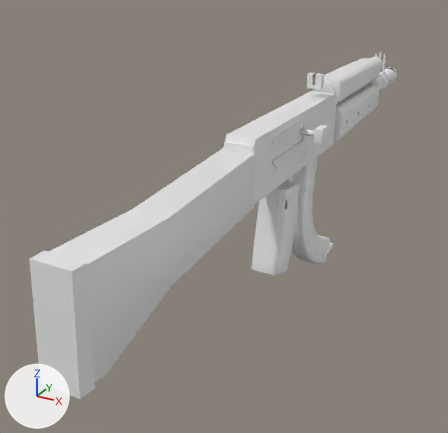
Two versions of the FBX model unity/PryingEyes/Assets/_PryingEyes/Models/Armi/ak_arcangelo.fbx, one commit apart.
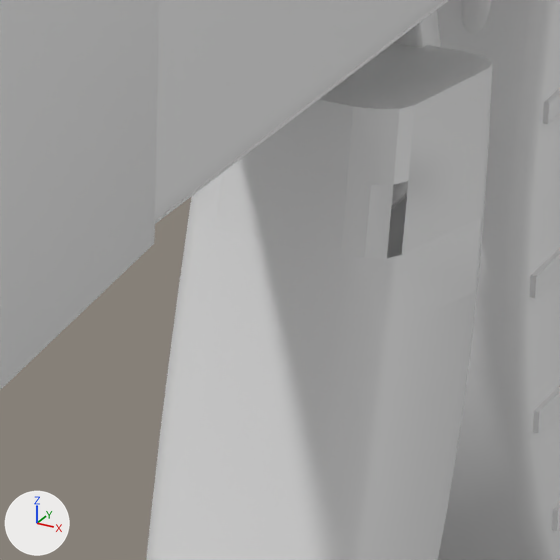
There are two pictures of each version: one whole from a 50 mm lens placed at (0.2728, -0.5224, 0.1881), pointed at (-0.0679, 0.097, -0.1216), one close up on the part from 52% to 69% of the width and 41% to 58% of the height. Arrows for +X, +Y and +Z are at lower left; the lights stay in place. The first two pictures are the older version. Where no turn or scale is listed for an object, it has been applied to the vertices.

Objects in the first close-up: 'caricatore', 'corpo', 'trigger'.
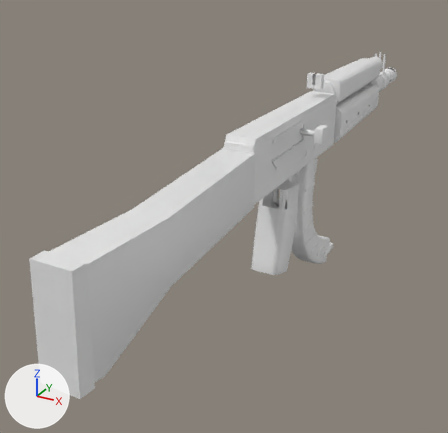
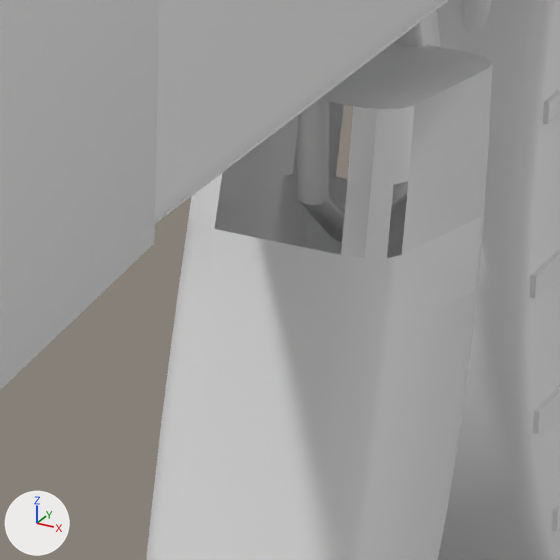
Where the change shows, as pixel boxes (x1, y1, x2, y2) in the close-ups (560 x 560 px; the box of a moved part takes in the faces that stretch with it):
```json
{"part": 1, "of": "me_corpo", "change": "moved or reshaped", "before": [319, 43, 492, 255], "after": [179, 52, 492, 294]}
```

Scene script edits in JSON lines:
```json
{"block": "me_corpo", "where": "# used by ob_corpo; location = (0.0, 0.1, -0.12)"}
{"op": "remove", "block": "me_corpo", "code": "me_corpo.from_pydata(...)  # 3828 vertices, 6729 faces; spans x -0.023..0.023, y -0.368..0.47, z -0.062..0.162"}
{"op": "add", "block": "me_corpo", "code": "me_corpo.from_pydata(...)  # 3815 vertices, 6725 faces; spans x -0.023..0.023, y -0.368..0.47, z -0.062..0.162"}
{"block": "me_corpo", "change": "me_corpo part 1: 4 vertices moved within x -0.016, y -0.095, z 0.126; 30 vertices removed from x -0.018..0.018, y -0.014..0.032, z 0.009..0.051; 15 vertices added at x -0.017..0.013, y -0.013..0.032, z 0.022..0.051"}
{"block": "me_corpo", "change": "other edits to the shape of me_corpo do not show in these pictures"}
```
